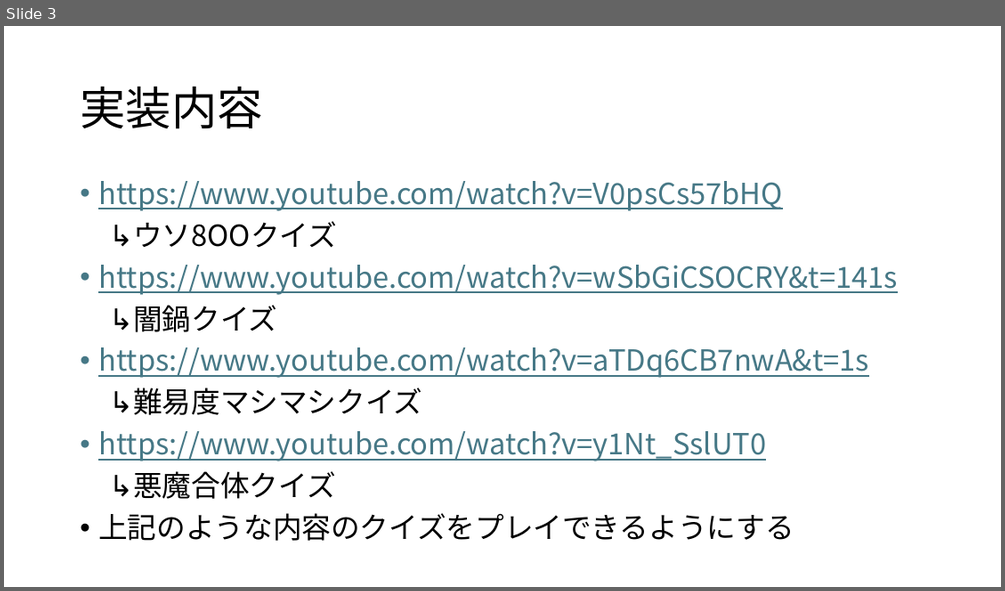
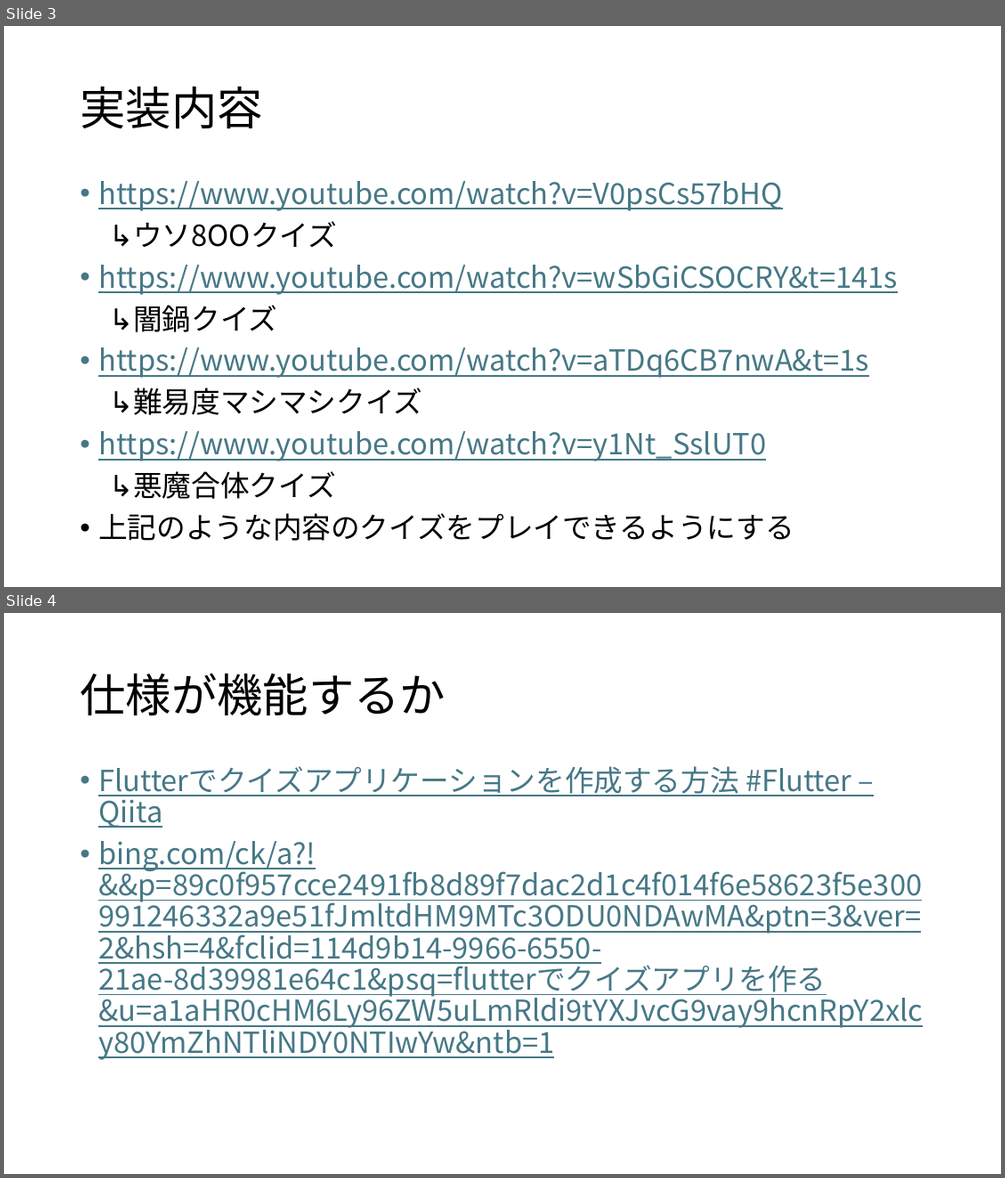
Before and after one commit to Maple-robin/flutter2025, a slide deck: flutter_仕様書.pptx. Shown one above the other, each under a label of ours: slide 3 before the commit, slides 3 and 4 after it. The pictures are 1005x591 and 1005x1178 pixels, drawn with LibreOffice and Linux fonts; fonts in the diff are those of the drawing. Boxes give left, top, right and bottom in pixels: in the first picture for what was removed or moved away, otherwise in the second. Text is boxed around its words. In the diff, an @@ line names an element or a change of style, - is before the commit and + after.

Commit message:
仕様ができるか

```diff
--- a/flutter_仕様書.pptx
+++ b/flutter_仕様書.pptx
@@ slide 4 added at <box>4,613,1001,1174</box>, background #FFFFFF @@
@@ title added at <box>80,673,445,716</box>, 44 pt, text #000000 @@
+仕様が機能するか
@@ text added at <box>98,766,922,1060</box>, 28 pt, text #467886, underline @@
+• Flutterでクイズアプリケーションを作成する方法 #Flutter – Qiita
+• bing.com/ck/a?!&&p=89c0f957cce2491fb8d89f7dac2d1c4f014f6e58623f5e300991246332a9e51fJmltdHM9MTc3ODU0NDAwMA&ptn=3&ver=2&hsh=4&fclid=114d9b14-9966-6550-21ae-8d39981e64c1&psq=flutterでクイズアプリを作る&u=a1aHR0cHM6Ly96ZW5uLmRldi9tYXJvcG9vay9hcnRpY2xlcy80YmZhNTliNDY0NTIwYw&ntb=1
```
